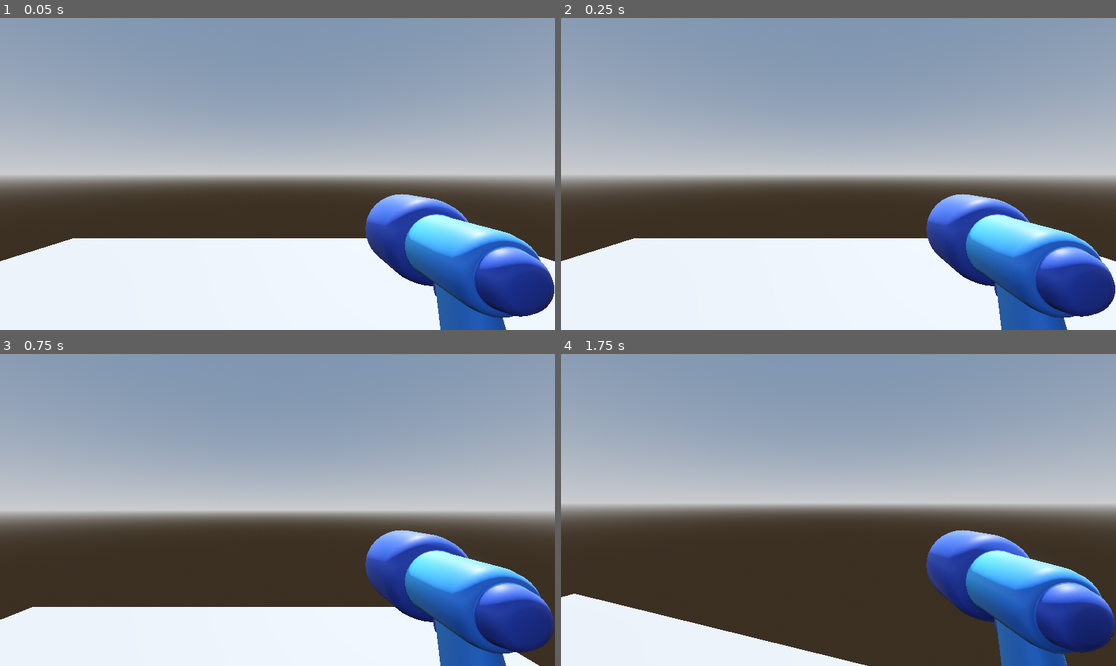
Above: before the commit, frames 1-4 (two rows, left to right).
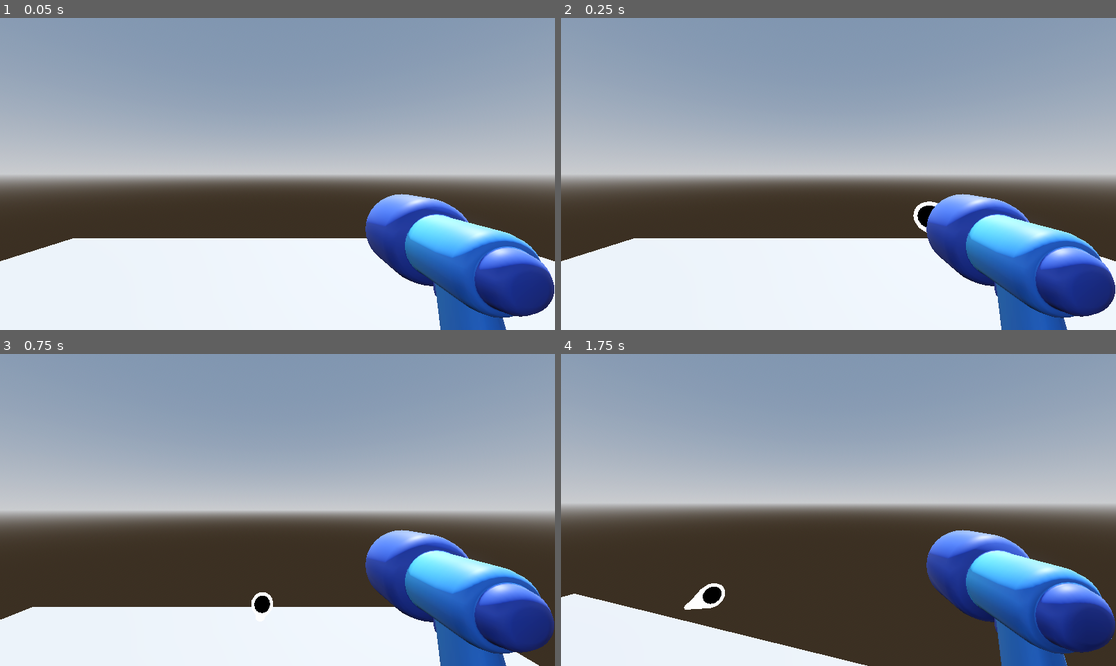
Above: after the commit, the same moments.

Repository: SoanGlengan/3dgame
Game: Godot game, scene res://game.tscn
Two runs of this game, one before a commit and one after it. Both use one fixed random seed, a clock stepped at 60 frames per second and the inputs below.
Inputs (mouse positions are in pixels of both pictures, inside the frame that each line leads up to):
- Up to frame 1 (0.05 s): no input
- Up to frame 2 (0.25 s): no input
- Up to frame 3 (0.75 s): tap Enter (ui_accept) at 0.5 s; move the mouse to (399, 494) at 0.52 s; hold D (right) from 0.53 s (still down); click (399, 494) at 0.67 s
- Up to frame 4 (1.75 s): tap Enter (ui_accept) at 0.77, 1.52 s; move the mouse to (810, 510) at 1.27 s; release D (right) at 1.28 s; hold W (forward) from 1.28 s (still down)

Frame 1 is identical in both runs. In frame 2, 0.2% of the frame differs, in the area x 63-68%, y 58-69%; in frame 3, 0.2%; in frame 4, 0.4%, in the area x 22-30%, y 73-82%.

Commit message:
bullet shooting start

Diff:
--- /dev/null
+++ b/bullet_3d.gd
@@ -0,0 +1,13 @@
+extends Area3D
+
+const SPEED = 3.0
+const RANGE = 40.0
+
+var travelledDistance = 0.0
+
+
+func _physics_process(delta):
+	position += transform.basis.x * SPEED * delta
+	travelledDistance += SPEED * delta
+	if travelledDistance > RANGE:
+		queue_free()
--- /dev/null
+++ b/bullet_3d.tscn
@@ -0,0 +1,18 @@
+[gd_scene format=3 uid="uid://b0k53xmi3jdvf"]
+
+[ext_resource type="Script" uid="uid://bwxe4n2cl80uf" path="res://bullet_3d.gd" id="1_1ljip"]
+[ext_resource type="PackedScene" uid="uid://0jv8kfmvfj02" path="res://projectile/projectile_3d.tscn" id="1_y2jmw"]
+
+[sub_resource type="SphereShape3D" id="SphereShape3D_5cyxl"]
+radius = 0.2802411
+
+[node name="bullet3d" type="Area3D" unique_id=1342251384]
+transform = Transform3D(-4.371139e-08, 0, 1, 0, 1, 0, -1, 0, -4.371139e-08, 0, 0, 0)
+top_level = true
+script = ExtResource("1_1ljip")
+
+[node name="CollisionShape3D" type="CollisionShape3D" parent="." unique_id=2009495693]
+transform = Transform3D(-0.50000006, 0, 0.8660254, 0, 1, 0, -0.8660254, 0, -0.50000006, 0, 0, 0)
+shape = SubResource("SphereShape3D_5cyxl")
+
+[node name="projectile3d" parent="." unique_id=413217959 instance=ExtResource("1_y2jmw")]
--- a/character.tscn
+++ b/character.tscn
@@ -2,6 +2,7 @@
 
 [ext_resource type="Script" uid="uid://dqcehcdwv22wt" path="res://player.gd" id="1_glpr6"]
 [ext_resource type="PackedScene" uid="uid://clsvuqe3axmr" path="res://simple_gun/gun_model.glb" id="2_pjt0s"]
+[ext_resource type="PackedScene" uid="uid://b0k53xmi3jdvf" path="res://bullet_3d.tscn" id="3_wa5vi"]
 
 [sub_resource type="ProceduralSkyMaterial" id="ProceduralSkyMaterial_vu45j"]
 sky_horizon_color = Color(0.66224277, 0.6717428, 0.6867428, 1)
@@ -47,3 +48,9 @@
 
 [node name="gun_model" parent="CharacterBody3D/Neck/Camera3D" unique_id=1752154158 instance=ExtResource("2_pjt0s")]
 transform = Transform3D(-0.75328743, 0, 0.02015974, 0, 0.75355715, 0, -0.02015974, 0, -0.75328743, 0.7969867, -0.37999976, -0.9564758)
+
+[node name="Marker3D" type="Marker3D" parent="CharacterBody3D/Neck/Camera3D" unique_id=45284053]
+transform = Transform3D(1, 0, 0, 0, 1, 0, 0, 0, 1, 0.79980487, -0.31366038, -1.6987842)
+
+[node name="bullet3d" parent="CharacterBody3D/Neck/Camera3D/Marker3D" unique_id=1342251384 instance=ExtResource("3_wa5vi")]
+transform = Transform3D(0.001221753, 0, 0.4999985, 0, 0.5, 0, -0.4999985, 0, 0.001221753, 0.8079138, 1.1961573, -1.426637)
--- a/player.gd
+++ b/player.gd
@@ -39,3 +39,7 @@
 		velocity.z = move_toward(velocity.z, 0, SPEED)
 
 	move_and_slide()
+
+func shoot_bullet():
+	const BULLET_3D = preload("res://bullet_3d.tscn")
+	var new_bullet = BULLET_3D.instantiate()
--- /dev/null
+++ b/projectile/projectile.gdshader
@@ -0,0 +1,14 @@
+shader_type spatial;
+render_mode ambient_light_disabled, shadows_disabled, unshaded;
+
+uniform vec3 tail_color : source_color;
+uniform vec3 head_color : source_color;
+
+void vertex() {
+	float def = sin(UV.y * 2.0 * PI - TIME * 20.0) + 1.0 / 2.0;
+	VERTEX.xz += NORMAL.xz * def * 0.05 * UV.y * COLOR.x;
+}
+
+void fragment() {
+	ALBEDO = mix(head_color, tail_color, COLOR.x);
+}
--- /dev/null
+++ b/projectile/projectile_3d.tscn
@@ -0,0 +1,15 @@
+[gd_scene format=3 uid="uid://0jv8kfmvfj02"]
+
+[ext_resource type="PackedScene" uid="uid://chrxnig7iymq3" path="res://projectile/projectile_model.glb" id="1_lm032"]
+[ext_resource type="Shader" uid="uid://b4wc5wsyakc0a" path="res://projectile/projectile.gdshader" id="2_dtxc8"]
+
+[sub_resource type="ShaderMaterial" id="ShaderMaterial_l30in"]
+render_priority = 0
+shader = ExtResource("2_dtxc8")
+shader_parameter/tail_color = Color(1, 1, 1, 1)
+shader_parameter/head_color = Color(0, 0, 0, 1)
+
+[node name="projectile3d" unique_id=413217959 instance=ExtResource("1_lm032")]
+
+[node name="Projectile" parent="." index="0" unique_id=516036697]
+material_override = SubResource("ShaderMaterial_l30in")
Not shown, added: bullet_3d.gd.uid
Not shown, added: projectile/projectile.gdshader.uid
Binary file added: projectile/projectile_model.glb
Not shown, added: projectile/projectile_model.glb.import
